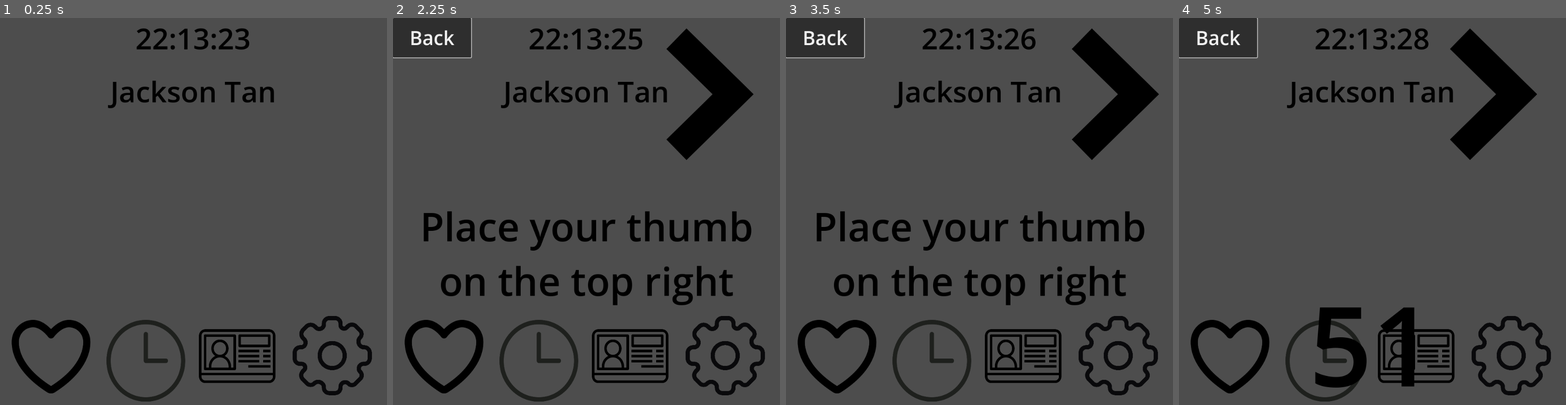
Above: before the commit, frames 1-4 (left to right).
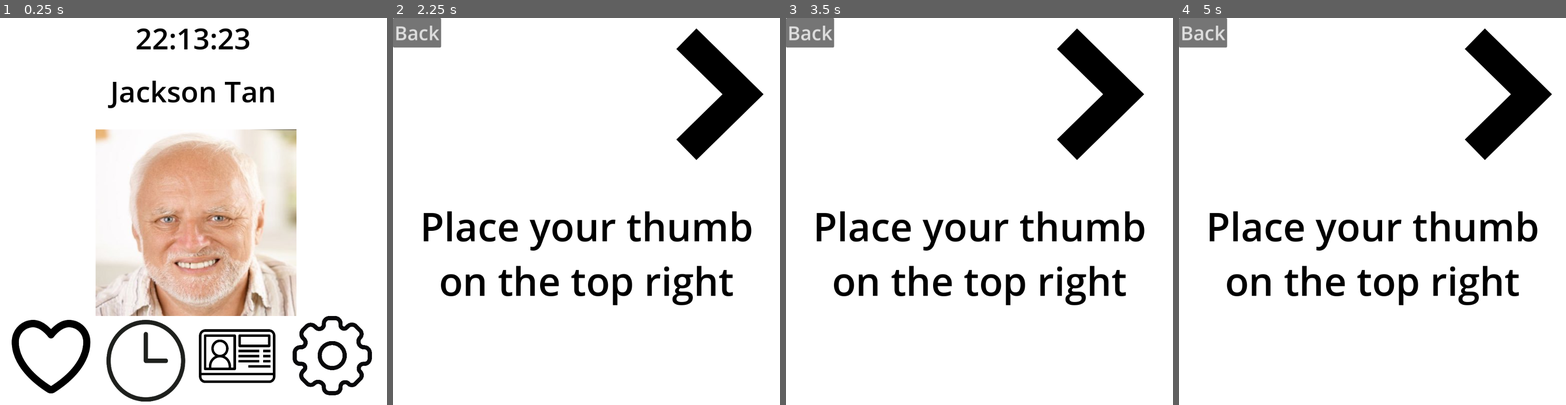
Above: after the commit, the same moments.

Repository: Char7otte/Health-App-Prototype
Game: Godot game, scene res://scenes/home_menu/home_menu.tscn
The game is run twice, just before and just after one commit, with the same random seed, the same clock (stepped at 60 frames per second) and the same inputs.
Inputs (mouse positions are in pixels of both pictures, inside the frame that each line leads up to):
- Up to frame 1 (0.25 s): no input
- Up to frame 2 (2.25 s): click (443, 358) at 0.52 s; click "Back" at 1.25 s; click (443, 358) at 2.02 s
- Up to frame 3 (3.5 s): click (836, 358) at 2.77 s
- Up to frame 4 (5 s): no input

The runs differ from the first frame. In frame 1, 95% of the frame differs, in the area x 0-100%, y 0-100%; in frame 2, 94%; in frame 3, 95%; in frame 4, 98%.
Error before the commit: Cannot call method 'queue_free' on a null value. (res://scenes/components/queue_self_button.gd:6)

Commit message:
replace with unique scene stuff

Diff:
--- a/scenes/components/back_button.tscn
+++ b/scenes/components/back_button.tscn
@@ -3,14 +3,11 @@
 [ext_resource type="Theme" uid="uid://b21gjigy5b20w" path="res://resources/Default.tres" id="1_8oplj"]
 [ext_resource type="Script" path="res://scenes/components/queue_self_button.gd" id="2_eo5kg"]
 
-[node name="Back Button" type="Button" node_paths=PackedStringArray("root_node")]
-offset_left = 18.0
-offset_top = 861.0
-offset_right = 220.0
-offset_bottom = 963.0
+[node name="Back Button" type="Button"]
+offset_right = 124.0
+offset_bottom = 77.0
 theme = ExtResource("1_8oplj")
 text = "Back"
 script = ExtResource("2_eo5kg")
-root_node = NodePath("")
 
 [connection signal="pressed" from="." to="." method="_on_pressed"]
--- /dev/null
+++ b/scenes/components/background.tscn
@@ -0,0 +1,8 @@
+[gd_scene load_steps=2 format=3 uid="uid://bge2dmccaeipj"]
+
+[ext_resource type="Texture2D" uid="uid://b5c8sv0ehqrok" path="res://resources/assets/textures/white_square_32x32.png" id="1_f631f"]
+
+[node name="Background" type="TextureRect"]
+offset_right = 1000.0
+offset_bottom = 1000.0
+texture = ExtResource("1_f631f")
--- a/scenes/heart_rate_menu/heart_rate_menu.tscn
+++ b/scenes/heart_rate_menu/heart_rate_menu.tscn
@@ -1,6 +1,6 @@
 [gd_scene load_steps=9 format=3 uid="uid://dfe2owdgeyguu"]
 
-[ext_resource type="Texture2D" uid="uid://qyic6ssky8ml" path="res://resources/assets/textures/temp/white_square_background.jpg" id="1_nolfr"]
+[ext_resource type="PackedScene" uid="uid://bge2dmccaeipj" path="res://scenes/components/background.tscn" id="1_a8dtr"]
 [ext_resource type="Theme" uid="uid://b21gjigy5b20w" path="res://resources/Default.tres" id="2_xb0nb"]
 [ext_resource type="Texture2D" uid="uid://dd2lxtiquc37a" path="res://resources/assets/textures/icons/arrow_icon.svg" id="3_hf360"]
 [ext_resource type="Script" path="res://scenes/heart_rate_menu/heart_rate_display.gd" id="4_jltbs"]
@@ -128,12 +128,8 @@
 grow_horizontal = 2
 grow_vertical = 2
 
-[node name="TextureRect" type="TextureRect" parent="."]
+[node name="Background" parent="." instance=ExtResource("1_a8dtr")]
 layout_mode = 0
-offset_right = 894.0
-offset_bottom = 894.0
-scale = Vector2(1.14652, 1.13848)
-texture = ExtResource("1_nolfr")
 
 [node name="ArrowSprite" type="Sprite2D" parent="."]
 position = Vector2(864, 197)
@@ -175,9 +171,7 @@
 autowrap_mode = 2
 script = ExtResource("4_jltbs")
 
-[node name="Back Button" parent="." instance=ExtResource("5_anlhn")]
+[node name="Back Button" parent="." node_paths=PackedStringArray("root_node") instance=ExtResource("5_anlhn")]
 layout_mode = 0
-offset_left = 0.0
-offset_top = 0.0
-offset_right = 202.0
-offset_bottom = 102.0
+scale = Vector2(1.00325, 0.989705)
+root_node = NodePath("..")
--- a/scenes/home_menu/home_menu.tscn
+++ b/scenes/home_menu/home_menu.tscn
@@ -1,7 +1,7 @@
 [gd_scene load_steps=12 format=3 uid="uid://5vuxm4nyfpq6"]
 
-[ext_resource type="Texture2D" uid="uid://qyic6ssky8ml" path="res://resources/assets/textures/temp/white_square_background.jpg" id="1_edj84"]
-[ext_resource type="Texture2D" uid="uid://ch7h2kofah466" path="res://resources/assets/textures/temp/profile_picture.png" id="2_c6c26"]
+[ext_resource type="PackedScene" uid="uid://bge2dmccaeipj" path="res://scenes/components/background.tscn" id="1_qljrg"]
+[ext_resource type="Texture2D" uid="uid://cch580to0acge" path="res://resources/assets/textures/temp/profile_picture.jpg" id="2_hj38e"]
 [ext_resource type="Theme" uid="uid://b21gjigy5b20w" path="res://resources/Default.tres" id="3_5o043"]
 [ext_resource type="Script" path="res://scenes/home_menu/clock.gd" id="4_pla1a"]
 [ext_resource type="Script" path="res://scenes/components/add_scene_button.gd" id="5_fr4tf"]
@@ -18,12 +18,8 @@
 size_flags_horizontal = 3
 size_flags_vertical = 3
 
-[node name="Background" type="TextureRect" parent="."]
-layout_mode = 0
-offset_right = 894.0
-offset_bottom = 894.0
-scale = Vector2(1.17114, 1.17897)
-texture = ExtResource("1_edj84")
+[node name="Background" parent="." instance=ExtResource("1_qljrg")]
+layout_mode = 0
 
 [node name="UserPicture" type="TextureRect" parent="."]
 layout_mode = 0
@@ -32,7 +28,7 @@
 offset_right = 619.0
 offset_bottom = 663.0
 scale = Vector2(1.29704, 1.20467)
-texture = ExtResource("2_c6c26")
+texture = ExtResource("2_hj38e")
 
 [node name="UserInterface" type="Control" parent="."]
 layout_mode = 3
--- a/scenes/settings_menu/settings_menu.tscn
+++ b/scenes/settings_menu/settings_menu.tscn
@@ -1,20 +1,16 @@
-[gd_scene load_steps=6 format=3 uid="uid://cjy4yj8i1il7d"]
+[gd_scene load_steps=5 format=3 uid="uid://cjy4yj8i1il7d"]
 
-[ext_resource type="Texture2D" uid="uid://qyic6ssky8ml" path="res://resources/assets/textures/temp/white_square_background.jpg" id="1_i6xhi"]
+[ext_resource type="PackedScene" uid="uid://bge2dmccaeipj" path="res://scenes/components/background.tscn" id="1_t7sen"]
 [ext_resource type="Theme" uid="uid://b21gjigy5b20w" path="res://resources/Default.tres" id="2_lsd27"]
 [ext_resource type="Script" path="res://scenes/settings_menu/alert_sound_select.gd" id="3_jjjcd"]
 [ext_resource type="PackedScene" uid="uid://cut04uj041hbu" path="res://scenes/components/back_button.tscn" id="3_loouy"]
-[ext_resource type="Script" path="res://scenes/settings_menu/change_theme_dropdown.gd" id="8_sayrl"]
 
 [node name="SettingsMenu" type="Control"]
 layout_mode = 3
 anchors_preset = 0
 
-[node name="Background" type="TextureRect" parent="."]
-offset_right = 894.0
-offset_bottom = 894.0
-scale = Vector2(1.17114, 1.17897)
-texture = ExtResource("1_i6xhi")
+[node name="Background" parent="." instance=ExtResource("1_t7sen")]
+layout_mode = 0
 
 [node name="UserInterface" type="Control" parent="."]
 layout_mode = 3
@@ -45,8 +41,9 @@
 layout_mode = 2
 size_flags_horizontal = 3
 
-[node name="Back Button" parent="UserInterface" instance=ExtResource("3_loouy")]
+[node name="Back Button" parent="UserInterface" node_paths=PackedStringArray("root_node") instance=ExtResource("3_loouy")]
 layout_mode = 0
+root_node = NodePath("../..")
 
 [node name="Settings List" type="Control" parent="."]
 layout_mode = 3
